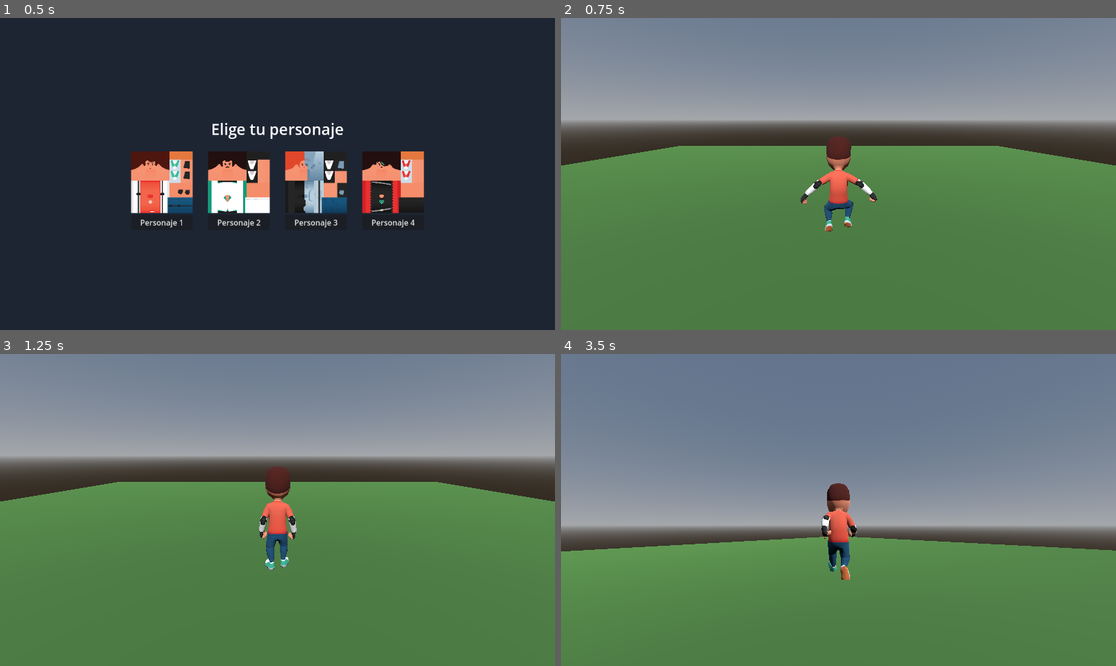
Above: before the commit, frames 1-4 (two rows, left to right).
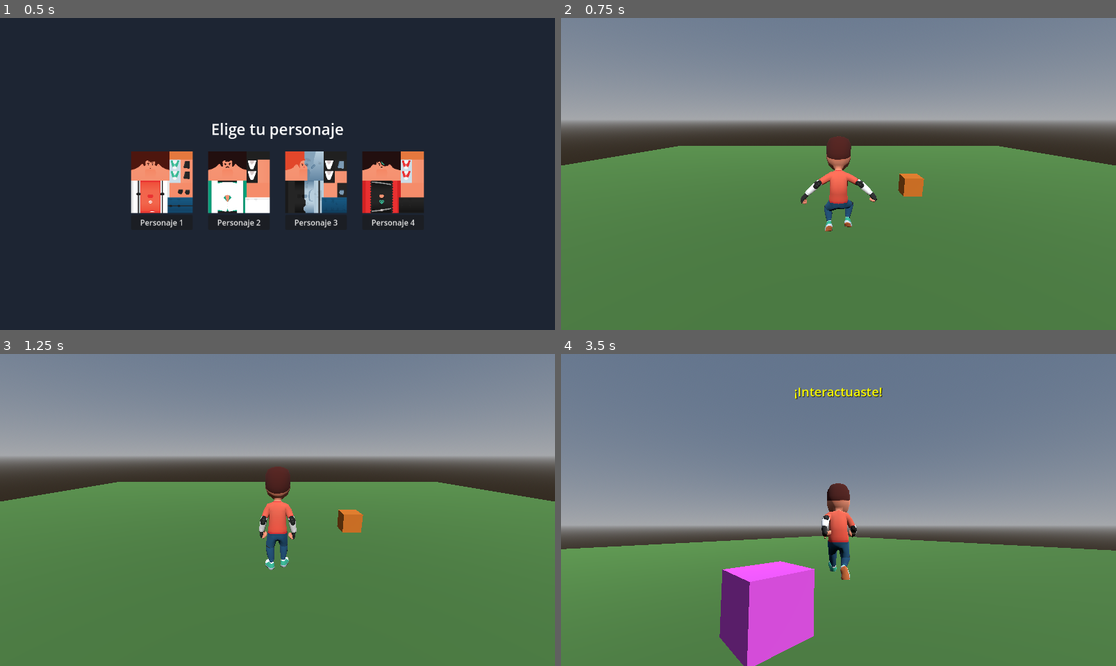
Above: after the commit, the same moments.

Repository: BigBang1010101010/game12
Game: Godot game, scene res://scenes/character_select.tscn
The game is run twice, just before and just after one commit, with the same random seed, the same clock (stepped at 60 frames per second) and the same inputs.
Inputs (mouse positions are in pixels of both pictures, inside the frame that each line leads up to):
- Up to frame 1 (0.5 s): no input
- Up to frame 2 (0.75 s): click "Personaje 1" at 0.5 s
- Up to frame 3 (1.25 s): no input
- Up to frame 4 (3.5 s): tap Enter at 1.25 s; move the mouse to (866, 510) at 1.27 s; hold E (interact, bound only after the commit) 1.28-2.03 s; hold W (move_forward) from 1.28 s (still down); tap Space (jump) at 1.52, 2.27 s; move the mouse to (810, 510) at 2.02 s; tap E (interact, bound only after the commit) at 2.1, 2.75 s; move the mouse to (849, 503) at 2.77 s; hold E (interact, bound only after the commit) from 2.78 s (still down)

Frame 1 is identical in both runs. In frame 2, 0.3% of the frame differs, in the area x 60-66%, y 49-58%; in frame 3, 0.3%; in frame 4, 5.3%, in the area x 0-100%, y 10-100%.

Commit message:
Add reusable proximity interaction system
scripts/interactable.gd: generic component for an Area3D "detection
range" node. Tracks the player entering/exiting via body_entered/
body_exited (filtered by the "player" group, not a hardcoded node
path), shows/hides a "press E" prompt through the shared InteractionUI
autoload, and emits an `interacted` signal on the "interact" action
while in range. It has no object-specific behavior, so it's reusable
as-is on any object - just attach it to an Area3D and connect
`interacted` from a small companion script.

scripts/interaction_ui.gd (new autoload): builds a prompt Label and a
timed feedback-message Label in code (no UI scene to wire up), exposing
show_prompt()/hide_prompt()/show_message() for any Interactable to call.

scripts/demo_interactable_box.gd: the only object-specific piece for
the test box - connects to Area3D's `interacted` signal, toggles the
box's material color, and calls InteractionUI.show_message("¡Interactuaste!").

scenes/main.tscn: adds "TestBox" (StaticBody3D, 1x1x1 BoxMesh/BoxShape3D)
at (4, 0.5, -4) with a child Area3D (2.5x2.5x2.5 BoxShape3D, noticeably
bigger than the box itself) running interactable.gd.

project.godot: added the "interact" input action (key E) and the
InteractionUI autoload.

scripts/player.gd: added add_to_group("player") in _ready() so
Interactable's body filter has something to check against.

Verified end-to-end with a headless Godot 4.3 run, driving the real
Area3D signals rather than calling handlers directly: prompt is hidden
while the player is far from the box; moving the player into the
Area3D's range (letting physics actually detect the overlap) shows the
configured prompt text; pressing "interact" toggles the box's albedo
color and shows the "¡Interactuaste!" message; a second press toggles
the color back; moving the player away hides the prompt again; and
pressing "interact" while out of range is a no-op (color unchanged).

Diff:
--- a/project.godot
+++ b/project.godot
@@ -43,10 +43,16 @@
 "events": [Object(InputEventKey,"resource_local_to_scene":false,"resource_name":"","device":-1,"window_id":0,"alt_press …(190 unchanged characters)…
 ]
 }
+interact={
+"deadzone": 0.5,
+"events": [Object(InputEventKey,"resource_local_to_scene":false,"resource_name":"","device":-1,"window_id":0,"alt_pressed":false,"shift_pressed":false,"ctrl_pressed":false,"meta_pressed":false,"pressed":false,"keycode":0,"physical_keycode":69,"key_label":0,"unicode":0,"location":0,"echo":false,"script":null)
+]
+}
 
 [autoload]
 
 GameState="*res://scripts/game_state.gd"
+InteractionUI="*res://scripts/interaction_ui.gd"
 
 [rendering]
 
--- a/scenes/main.tscn
+++ b/scenes/main.tscn
@@ -1,6 +1,20 @@
-[gd_scene load_steps=8 format=3]
+[gd_scene load_steps=15 format=3]
 
 [ext_resource type="Script" path="res://scripts/player.gd" id="1_player"]
+[ext_resource type="Script" path="res://scripts/demo_interactable_box.gd" id="2_box"]
+[ext_resource type="Script" path="res://scripts/interactable.gd" id="3_interactable"]
+
+[sub_resource type="BoxMesh" id="BoxMesh_1"]
+size = Vector3(1, 1, 1)
+
+[sub_resource type="StandardMaterial3D" id="StandardMaterial3D_box"]
+albedo_color = Color(0.85, 0.45, 0.1, 1)
+
+[sub_resource type="BoxShape3D" id="BoxShape3D_box"]
+size = Vector3(1, 1, 1)
+
+[sub_resource type="BoxShape3D" id="BoxShape3D_box_range"]
+size = Vector3(2.5, 2.5, 2.5)
 
 [sub_resource type="StandardMaterial3D" id="StandardMaterial3D_grass"]
 albedo_color = Color(0.290196, 0.486275, 0.227451, 1)
@@ -44,6 +58,24 @@
 [node name="WorldEnvironment" type="WorldEnvironment" parent="."]
 environment = SubResource("Environment_1")
 
+[node name="TestBox" type="StaticBody3D" parent="."]
+transform = Transform3D(1, 0, 0, 0, 1, 0, 0, 0, 1, 4, 0.5, -4)
+script = ExtResource("2_box")
+
+[node name="MeshInstance3D" type="MeshInstance3D" parent="TestBox"]
+mesh = SubResource("BoxMesh_1")
+surface_material_override/0 = SubResource("StandardMaterial3D_box")
+
+[node name="CollisionShape3D" type="CollisionShape3D" parent="TestBox"]
+shape = SubResource("BoxShape3D_box")
+
+[node name="Area3D" type="Area3D" parent="TestBox"]
+script = ExtResource("3_interactable")
+prompt_text = "Presiona E para interactuar"
+
+[node name="CollisionShape3D" type="CollisionShape3D" parent="TestBox/Area3D"]
+shape = SubResource("BoxShape3D_box_range")
+
 [node name="Player" type="CharacterBody3D" parent="."]
 transform = Transform3D(1, 0, 0, 0, 1, 0, 0, 0, 1, 0, 1, 0)
 script = ExtResource("1_player")
--- /dev/null
+++ b/scripts/demo_interactable_box.gd
@@ -0,0 +1,26 @@
+extends StaticBody3D
+
+## Example of how to use Interactable: this is the only object-specific
+## piece - it just decides what "interacted" means for this particular box.
+
+const COLOR_DEFAULT := Color(0.85, 0.45, 0.1)
+const COLOR_TOGGLED := Color(0.9, 0.3, 0.9)
+
+@onready var interactable: Interactable = $Area3D
+@onready var mesh_instance: MeshInstance3D = $MeshInstance3D
+
+var _material: StandardMaterial3D
+var _toggled := false
+
+func _ready() -> void:
+	interactable.interacted.connect(_on_interacted)
+	_material = mesh_instance.get_surface_override_material(0)
+	if not _material:
+		_material = StandardMaterial3D.new()
+		_material.albedo_color = COLOR_DEFAULT
+		mesh_instance.set_surface_override_material(0, _material)
+
+func _on_interacted() -> void:
+	_toggled = not _toggled
+	_material.albedo_color = COLOR_TOGGLED if _toggled else COLOR_DEFAULT
+	InteractionUI.show_message("¡Interactuaste!")
--- /dev/null
+++ b/scripts/interactable.gd
@@ -0,0 +1,38 @@
+extends Area3D
+class_name Interactable
+
+## Generic proximity-interaction component. Attach to an Area3D (sized a
+## bit bigger than the object's real collision, as a "detection range")
+## and it handles showing/hiding the "press E" prompt and emitting
+## `interacted` when the player presses the interact action while in range.
+##
+## To make an object do something when interacted with, connect to the
+## `interacted` signal from a small companion script on the object - see
+## scripts/demo_interactable_box.gd for an example. This script itself has
+## no object-specific behavior, so it's reusable as-is on any object.
+
+signal interacted
+
+@export var prompt_text: String = "Presiona E para interactuar"
+
+var _player_in_range: Node3D = null
+
+func _ready() -> void:
+	body_entered.connect(_on_body_entered)
+	body_exited.connect(_on_body_exited)
+
+func _unhandled_input(event: InputEvent) -> void:
+	if _player_in_range and event.is_action_pressed("interact"):
+		interacted.emit()
+
+func _on_body_entered(body: Node3D) -> void:
+	if not body.is_in_group("player"):
+		return
+	_player_in_range = body
+	InteractionUI.show_prompt(prompt_text)
+
+func _on_body_exited(body: Node3D) -> void:
+	if body != _player_in_range:
+		return
+	_player_in_range = null
+	InteractionUI.hide_prompt()
--- /dev/null
+++ b/scripts/interaction_ui.gd
@@ -0,0 +1,60 @@
+extends CanvasLayer
+
+## Shared on-screen UI for proximity interactions: a persistent "press E"
+## prompt any Interactable can show/hide, and a short-lived feedback message
+## for the actual interaction result. Built in code so any Interactable
+## (attached to any object, anywhere) can use it without wiring a UI scene.
+
+var prompt_label: Label
+var message_label: Label
+var message_timer: Timer
+
+func _ready() -> void:
+	layer = 10
+
+	prompt_label = Label.new()
+	prompt_label.set_anchors_preset(Control.PRESET_CENTER_BOTTOM)
+	prompt_label.offset_left = -160
+	prompt_label.offset_right = 160
+	prompt_label.offset_top = -90
+	prompt_label.offset_bottom = -55
+	prompt_label.horizontal_alignment = HORIZONTAL_ALIGNMENT_CENTER
+	prompt_label.add_theme_font_size_override("font_size", 22)
+	prompt_label.add_theme_color_override("font_color", Color.WHITE)
+	prompt_label.add_theme_color_override("font_shadow_color", Color(0, 0, 0, 0.8))
+	prompt_label.add_theme_constant_override("shadow_offset_x", 1)
+	prompt_label.add_theme_constant_override("shadow_offset_y", 1)
+	prompt_label.visible = false
+	add_child(prompt_label)
+
+	message_label = Label.new()
+	message_label.set_anchors_preset(Control.PRESET_CENTER_TOP)
+	message_label.offset_left = -200
+	message_label.offset_right = 200
+	message_label.offset_top = 60
+	message_label.offset_bottom = 100
+	message_label.horizontal_alignment = HORIZONTAL_ALIGNMENT_CENTER
+	message_label.add_theme_font_size_override("font_size", 26)
+	message_label.add_theme_color_override("font_color", Color.YELLOW)
+	message_label.add_theme_color_override("font_shadow_color", Color(0, 0, 0, 0.8))
+	message_label.add_theme_constant_override("shadow_offset_x", 1)
+	message_label.add_theme_constant_override("shadow_offset_y", 1)
+	message_label.visible = false
+	add_child(message_label)
+
+	message_timer = Timer.new()
+	message_timer.one_shot = true
+	message_timer.timeout.connect(func(): message_label.visible = false)
+	add_child(message_timer)
+
+func show_prompt(text: String) -> void:
+	prompt_label.text = text
+	prompt_label.visible = true
+
+func hide_prompt() -> void:
+	prompt_label.visible = false
+
+func show_message(text: String, duration: float = 2.0) -> void:
+	message_label.text = text
+	message_label.visible = true
+	message_timer.start(duration)
--- a/scripts/player.gd
+++ b/scripts/player.gd
@@ -34,6 +34,7 @@
 @onready var camera_pitch: Node3D = $CameraYaw/CameraPitch
 
 func _ready() -> void:
+	add_to_group("player")
 	Input.mouse_mode = Input.MOUSE_MODE_CAPTURED
 	camera_pitch.rotation.x = PITCH_DEFAULT
 	call_deferred("_spawn_character_model")
